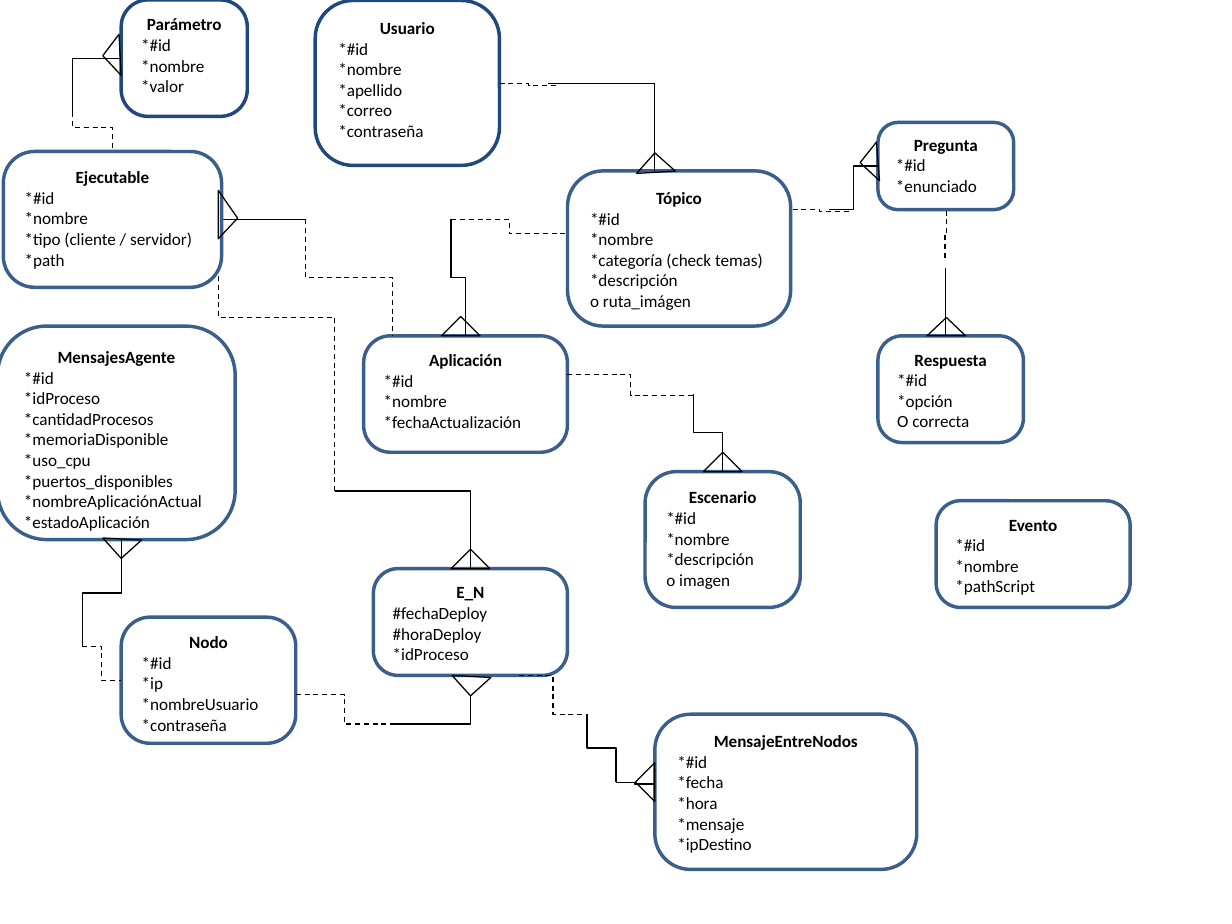
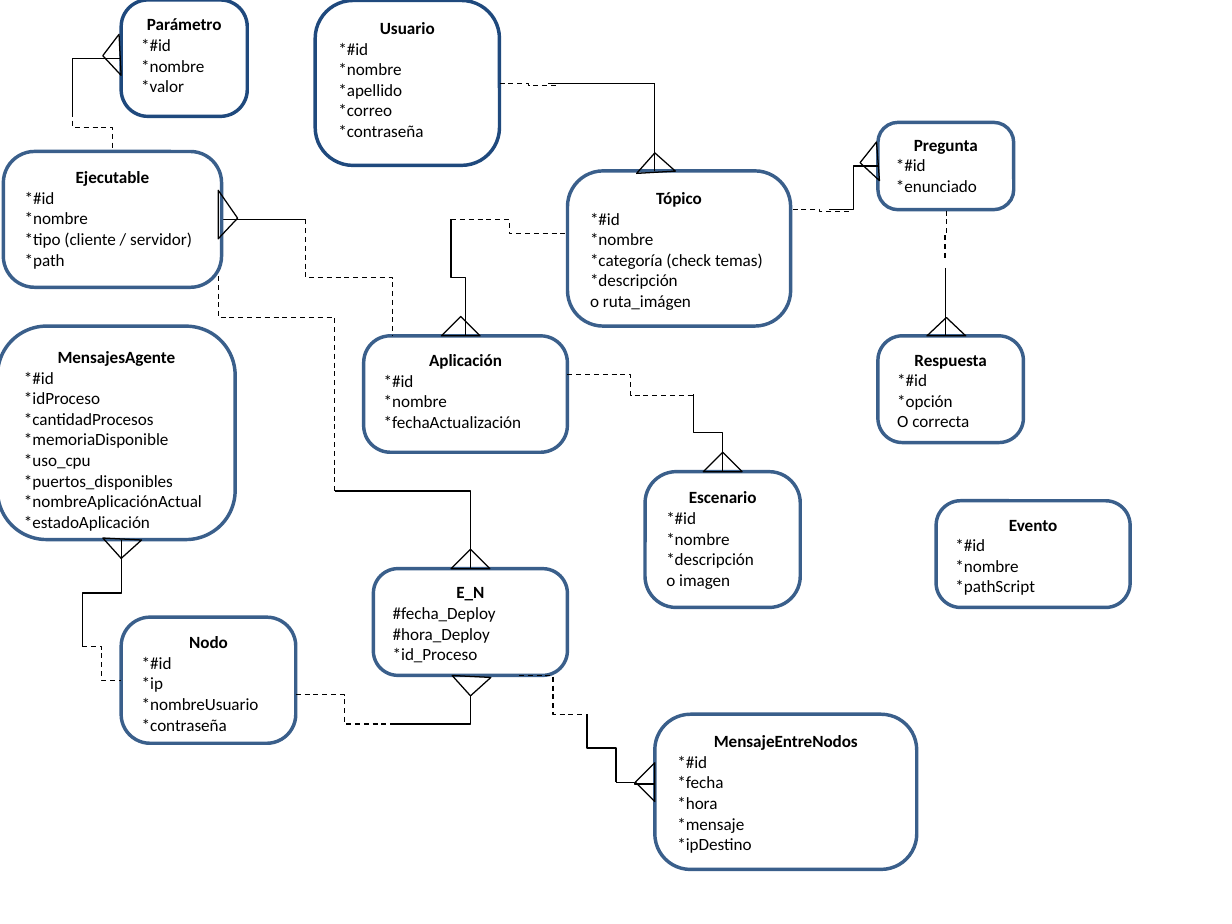
Before and after one commit to qckzr/teg-hs, a slide deck: slide 1 of Documentos/er.pptx. Drawn at 1232x924 pixels with LibreOffice and Linux fonts; fonts in the diff are those of the drawing. Boxes give left, top, right and bottom in pixels: in the first picture for what was removed or moved away, otherwise in the second. Text is boxed around its words. In the diff, an @@ line names an element or a change of style, - is before the commit and + after.

```diff
--- a/Documentos/er.pptx
+++ b/Documentos/er.pptx
@@ text in rounded rectangle at [393,607,496,663]: text changed @@
-#fechaDeploy
-#horaDeploy
-*idProceso
+#fecha_Deploy
+#hora_Deploy
+*id_Proceso
```
Also in this commit, not shown: 13 other files.
